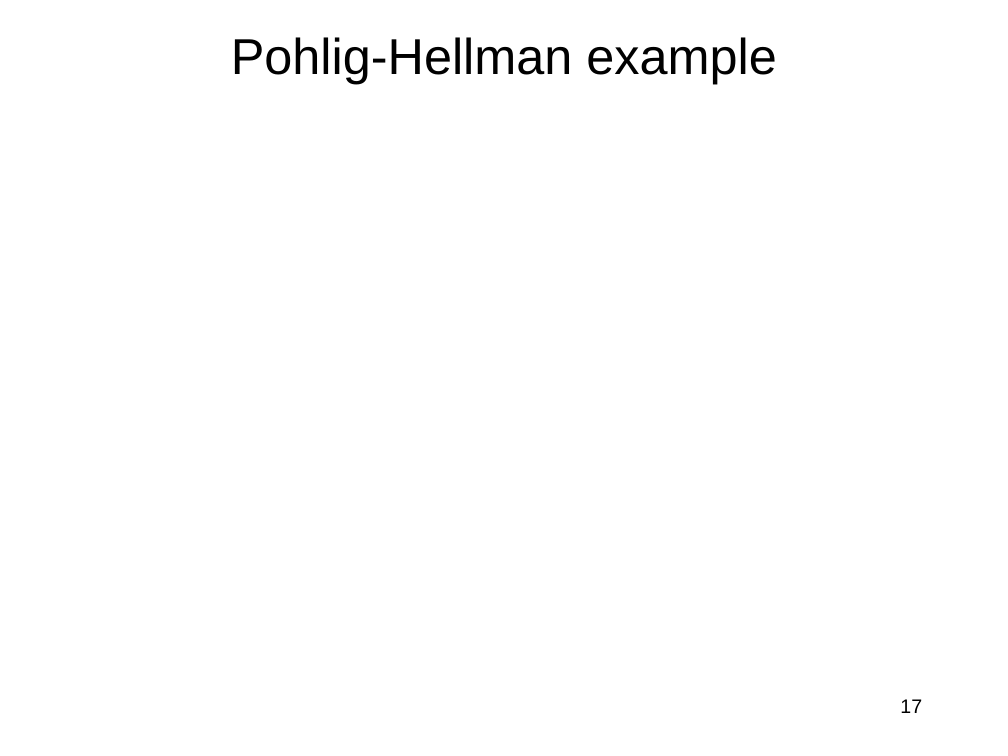
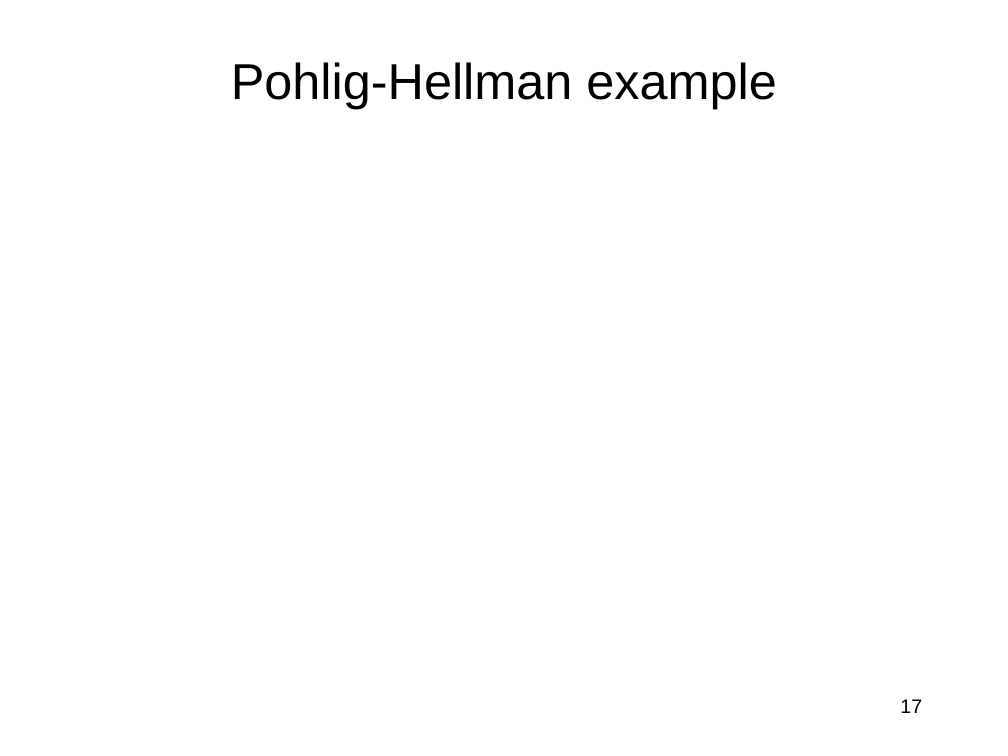
Before and after one commit to jlmucb/class_notes, a slide deck: slide 17 of BerkeleyClass/CS290Spring2013/Lectures/Cryptoclass8.pptx. Drawn at 1008x756 pixels with LibreOffice and Linux fonts; fonts in the diff are those of the drawing; grey boxes stand for pictures. Boxes give left, top, right and bottom in pixels: in the first picture for what was removed or moved away, otherwise in the second. Text is boxed around its words. In the diff, an @@ line names an element or a change of style, - is before the commit and + after.

```diff
--- a/BerkeleyClass/CS290Spring2013/Lectures/Cryptoclass8.pptx
+++ b/BerkeleyClass/CS290Spring2013/Lectures/Cryptoclass8.pptx
@@ title "Pohlig-Hellman example": place and size @@
-title "Pohlig-Hellman example" at [231, 37, 776, 84]
+title "Pohlig-Hellman example" at [231, 62, 776, 109]
```
Also in this commit, not shown: 17 other slides changed, 1 other file.
